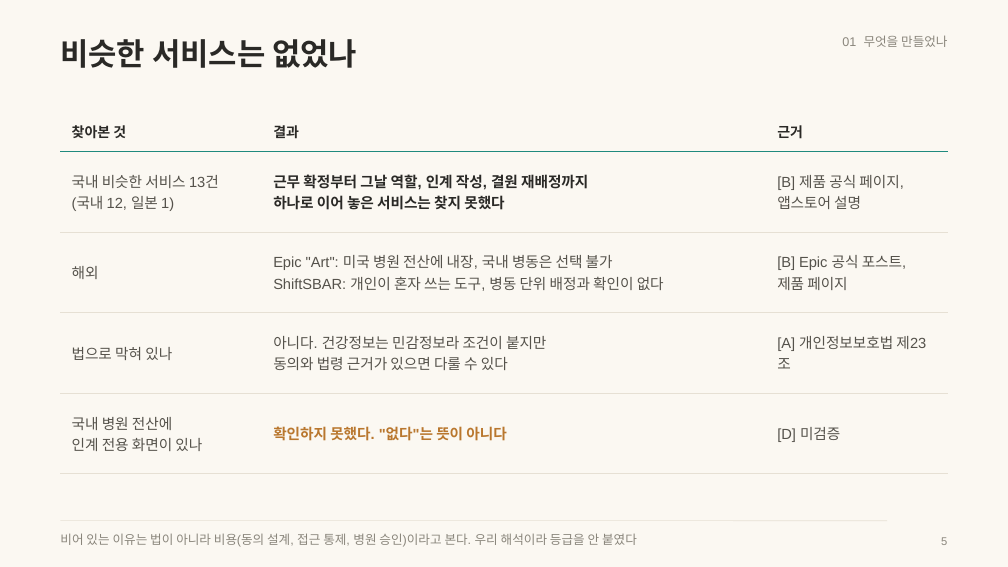
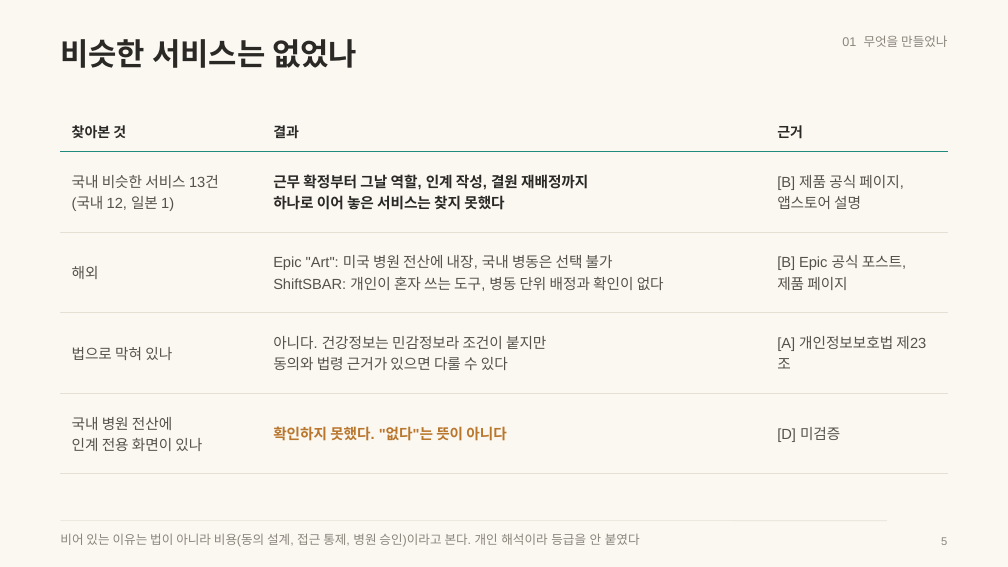
Before and after one commit to wodnjs2020136144/skala-webservice-mini, a slide deck: slide 5 of deliverables/10반_황재원_너와나의인계고리-개요.pptx. Drawn at 1008x567 pixels with LibreOffice and Linux fonts; fonts in the diff are those of the drawing. Boxes give left, top, right and bottom in pixels: in the first picture for what was removed or moved away, otherwise in the second. Text is boxed around its words. In the diff, an @@ line names an element or a change of style, - is before the commit and + after.

```diff
--- a/deliverables/10반_황재원_너와나의인계고리-개요.pptx
+++ b/deliverables/10반_황재원_너와나의인계고리-개요.pptx
@@ text at bbox=[60, 533, 640, 547]: text changed @@
-비어 있는 이유는 법이 아니라 비용(동의 설계, 접근 통제, 병원 승인)이라고 본다. 우리 해석이라 등급을 안 붙였다
+비어 있는 이유는 법이 아니라 비용(동의 설계, 접근 통제, 병원 승인)이라고 본다. 개인 해석이라 등급을 안 붙였다
```
Also in this commit, not shown: 17 other slides changed.
